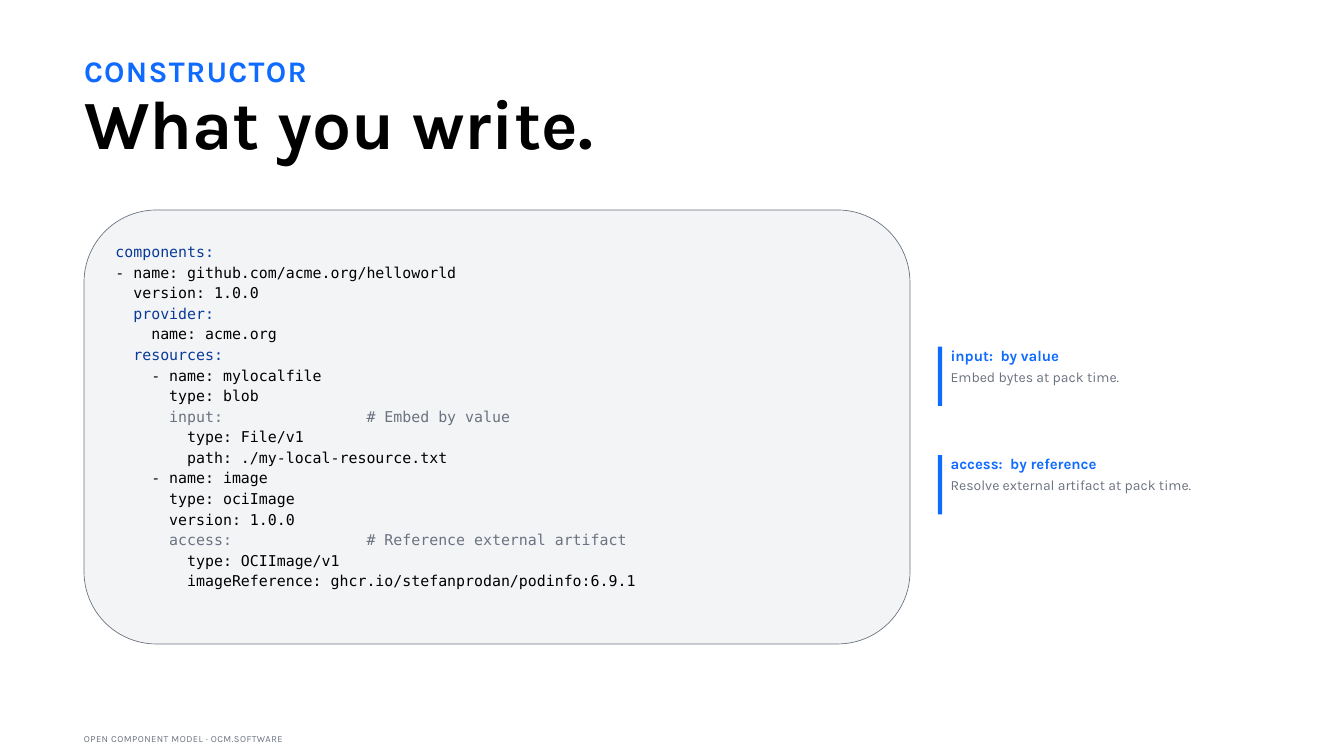
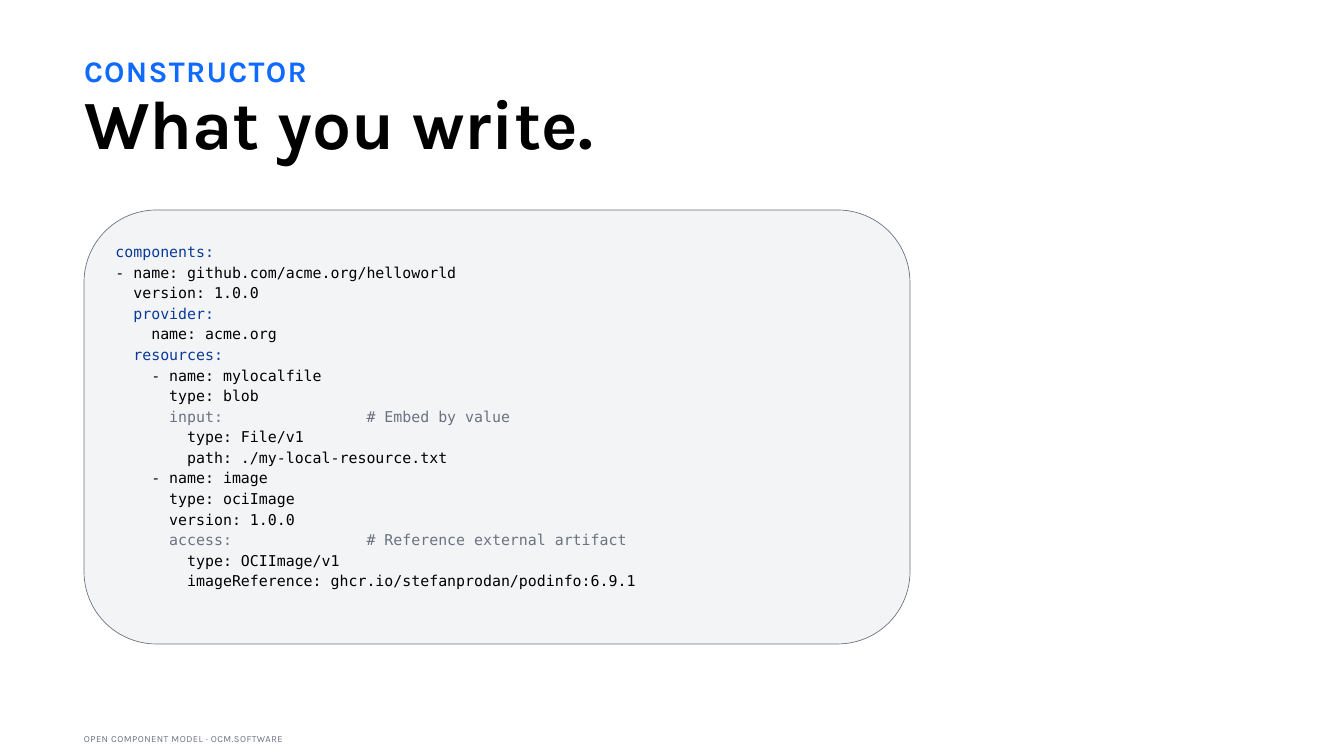
Before and after one commit to morri-son/open-component-model, a slide deck: slide 5 of docs/community/marketing/decks/architect-phase2a/OCM-Story-Architect-External.pptx. Drawn at 1344x756 pixels with LibreOffice and Linux fonts; fonts in the diff are those of the drawing. Boxes give left, top, right and bottom in pixels: in the first picture for what was removed or moved away, otherwise in the second. Text is boxed around its words. In the diff, an @@ line names an element or a change of style, - is before the commit and + after.

```diff
--- a/docs/community/marketing/decks/architect-phase2a/OCM-Story-Architect-External.pptx
+++ b/docs/community/marketing/decks/architect-phase2a/OCM-Story-Architect-External.pptx
@@ rectangle removed at (x1=938, y1=347, x2=942, y2=407) @@
@@ text removed at (x1=951, y1=350, x2=1119, y2=386) @@
-input: by value
-Embed bytes at pack time.
@@ rectangle removed at (x1=938, y1=455, x2=942, y2=515) @@
@@ text removed at (x1=951, y1=458, x2=1191, y2=494) @@
-access: by reference
-Resolve external artifact at pack time.
```
Also in this commit, not shown: 12 other slides changed, 17 other files.
